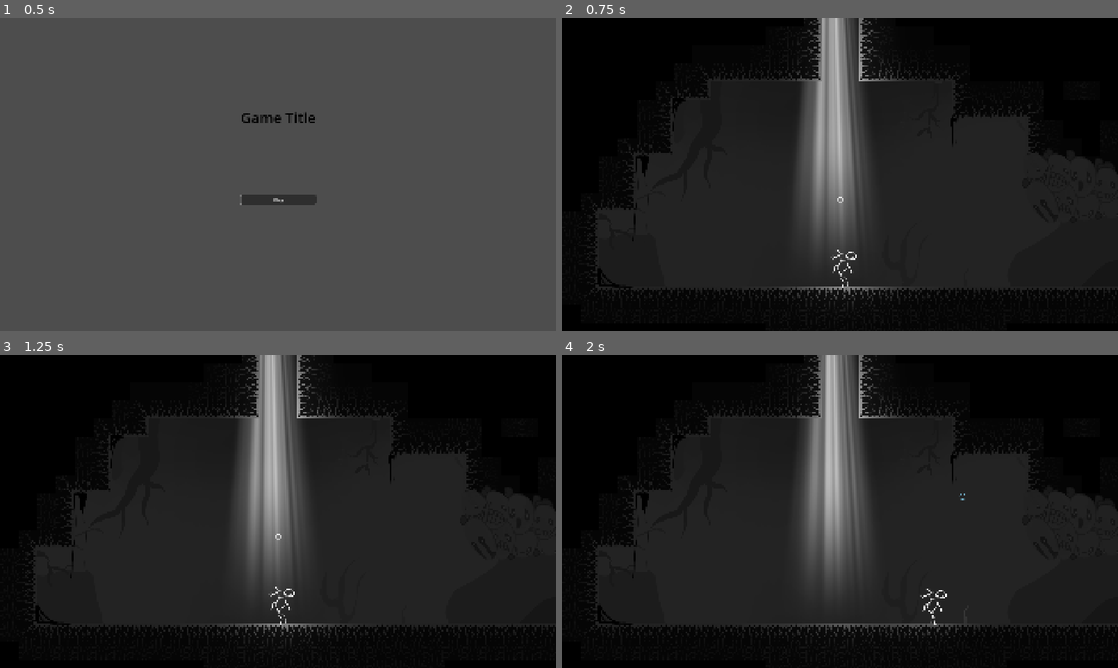
Above: before the commit, frames 1-4 (two rows, left to right).
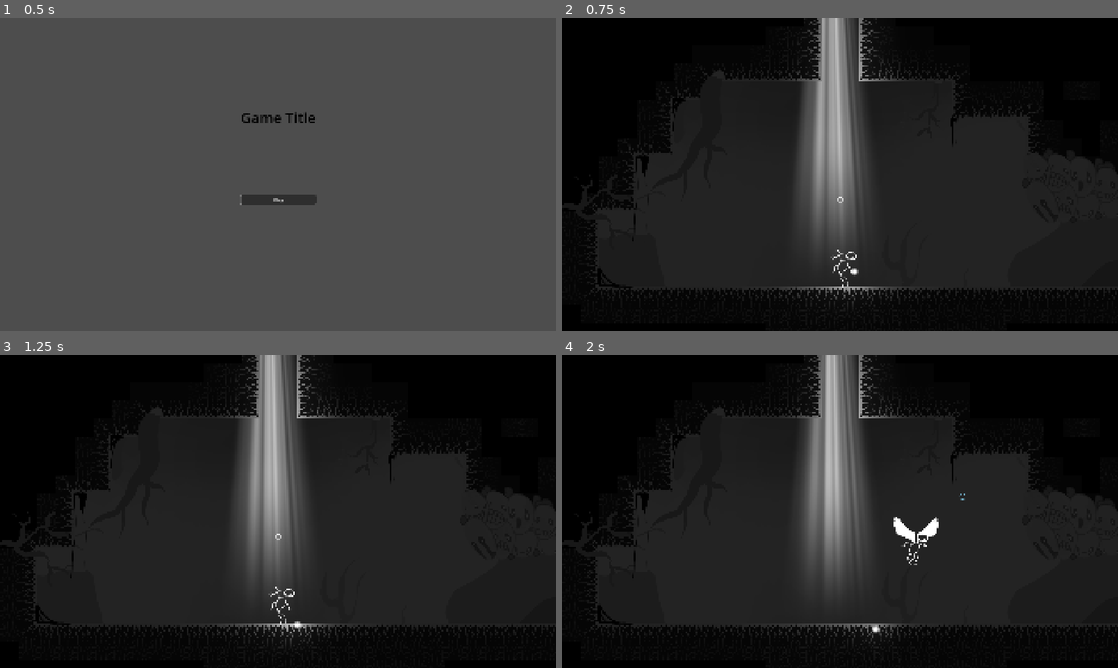
Above: after the commit, the same moments.

Repository: arceryz/LD57
Game: Godot game, scene res://scenes/main_menu/main_menu.tscn
The game is run twice, just before and just after one commit, with the same random seed, the same clock (stepped at 60 frames per second) and the same inputs.
Inputs (mouse positions are in pixels of both pictures, inside the frame that each line leads up to):
- Up to frame 1 (0.5 s): no input
- Up to frame 2 (0.75 s): click "Play" at 0.5 s
- Up to frame 3 (1.25 s): no input
- Up to frame 4 (2 s): tap Enter (ui_accept) at 1.25 s; move the mouse to (962, 495) at 1.27 s; hold D (move_right) from 1.28 s (still down); right-click (962, 495) at 1.35 s; click (962, 495) at 1.52 s; click (962, 495) at 1.82 s

Frame 1 is identical in both runs. In frame 2, less than 0.1% of the frame differs, in the area x 27-55%, y 16-87%; in frame 3, 0.1%; in frame 4, 0.7%, in the area x 27-73%, y 16-91%.

Commit message:
Group nodes in level1 for cleanliness

Diff:
--- a/scenes/levels/level_1.tscn
+++ b/scenes/levels/level_1.tscn
@@ -441,7 +441,7 @@
 position = Vector2(-1915, 840)
 flap_winddown = 0.4
 flap_duration = 0.0
-start_orbs = 0
+start_orbs = 1
 
 [node name="BossStartArea" type="Area2D" parent="Entities"]
 position = Vector2(-2624, -3456)
@@ -601,492 +601,495 @@
 position = Vector2(1412, -612)
 texture = ExtResource("15_np2pn")
 
-[node name="FacesAnx" type="Sprite2D" parent="."]
+[node name="FacesAnx14" type="Sprite2D" parent="FaceMasks"]
 z_index = 1
 position = Vector2(-2475, -3881)
 scale = Vector2(1.175, 1.175)
 texture = ExtResource("13_mm8aj")
 
-[node name="Drip2Anx" type="Sprite2D" parent="."]
+[node name="Drip2Anx2" type="Sprite2D" parent="FaceMasks"]
 z_index = 1
 position = Vector2(1929, 751)
 texture = ExtResource("15_np2pn")
 
-[node name="Drip3Anx" type="Sprite2D" parent="."]
+[node name="Drip3Anx" type="Sprite2D" parent="FaceMasks"]
 z_index = 1
 position = Vector2(-2708, 867)
 texture = ExtResource("16_v6ha0")
 
-[node name="Drip4Anx" type="Sprite2D" parent="."]
+[node name="Drip4Anx" type="Sprite2D" parent="FaceMasks"]
 z_index = 1
 position = Vector2(-2488, 306)
 rotation = 3.14159
 texture = ExtResource("17_gmpev")
 
-[node name="FacePlatform" type="Sprite2D" parent="."]
+[node name="FacePlatform" type="Sprite2D" parent="FaceMasks"]
 position = Vector2(-1589, -1491)
 scale = Vector2(0.6175, 0.315)
 texture = ExtResource("18_mkypq")
 
-[node name="Drip5Anx" type="Sprite2D" parent="."]
+[node name="Drip5Anx" type="Sprite2D" parent="FaceMasks"]
 z_index = 1
 position = Vector2(-1530, 378)
 scale = Vector2(1, 0.995)
 texture = ExtResource("19_mkypq")
 
-[node name="Drip6Anx" type="Sprite2D" parent="."]
+[node name="Drip6Anx" type="Sprite2D" parent="FaceMasks"]
 z_index = 1
 position = Vector2(-1520, 359)
 texture = ExtResource("20_ndtll")
 
-[node name="Drip1" type="Sprite2D" parent="."]
+[node name="Drip1" type="Sprite2D" parent="FaceMasks"]
 z_index = 1
 position = Vector2(-2602, 585)
 texture = ExtResource("21_7h2jl")
 
-[node name="Drip4Anx2" type="Sprite2D" parent="."]
+[node name="Drip4Anx2" type="Sprite2D" parent="FaceMasks"]
 position = Vector2(-329, 781)
 texture = ExtResource("17_gmpev")
 
-[node name="Drip2Anx2" type="Sprite2D" parent="."]
+[node name="Drip2Anx3" type="Sprite2D" parent="FaceMasks"]
 z_index = 1
 position = Vector2(-839, 550)
 texture = ExtResource("15_np2pn")
 
-[node name="Drip6Anx2" type="Sprite2D" parent="."]
+[node name="Drip6Anx2" type="Sprite2D" parent="FaceMasks"]
 z_index = 1
 position = Vector2(-537, 351)
 texture = ExtResource("20_ndtll")
 
-[node name="Drip3Anx2" type="Sprite2D" parent="."]
+[node name="Drip3Anx2" type="Sprite2D" parent="FaceMasks"]
 z_index = 1
 position = Vector2(96, 331)
 rotation = 3.14159
 scale = Vector2(1, 0.935)
 texture = ExtResource("16_v6ha0")
 
-[node name="Drip4Anx3" type="Sprite2D" parent="."]
+[node name="Drip4Anx3" type="Sprite2D" parent="FaceMasks"]
 z_index = 1
 position = Vector2(626, 394)
 rotation = -1.60047
+scale = Vector2(1, 1)
 texture = ExtResource("17_gmpev")
 flip_v = true
 
-[node name="Drip5Anx2" type="Sprite2D" parent="."]
+[node name="Drip5Anx2" type="Sprite2D" parent="FaceMasks"]
 z_index = 1
 position = Vector2(2569, 530)
 texture = ExtResource("19_mkypq")
 
-[node name="Drip4Anx4" type="Sprite2D" parent="."]
+[node name="Drip4Anx4" type="Sprite2D" parent="FaceMasks"]
 z_index = 1
 position = Vector2(2615, 1165)
 texture = ExtResource("17_gmpev")
 
-[node name="Drip6Anx3" type="Sprite2D" parent="."]
+[node name="Drip6Anx3" type="Sprite2D" parent="FaceMasks"]
 position = Vector2(2009, 1239)
 texture = ExtResource("20_ndtll")
 
-[node name="Drip6Anx4" type="Sprite2D" parent="."]
+[node name="Drip6Anx4" type="Sprite2D" parent="FaceMasks"]
 position = Vector2(2026, 1260)
 texture = ExtResource("20_ndtll")
 flip_h = true
 
-[node name="Drip6Anx5" type="Sprite2D" parent="."]
+[node name="Drip6Anx5" type="Sprite2D" parent="FaceMasks"]
 position = Vector2(2042, 1251)
 texture = ExtResource("20_ndtll")
 
-[node name="Drip3Anx3" type="Sprite2D" parent="."]
+[node name="Drip3Anx3" type="Sprite2D" parent="FaceMasks"]
 position = Vector2(2092, 2405)
 scale = Vector2(1, 0.875)
 texture = ExtResource("16_v6ha0")
 
-[node name="Drip2Anx3" type="Sprite2D" parent="."]
+[node name="Drip2Anx4" type="Sprite2D" parent="FaceMasks"]
 z_index = 1
 position = Vector2(3172, 2513)
 scale = Vector2(1.565, 1.2625)
 texture = ExtResource("15_np2pn")
 
-[node name="Drip5Anx3" type="Sprite2D" parent="."]
+[node name="Drip5Anx3" type="Sprite2D" parent="FaceMasks"]
 z_index = 1
 position = Vector2(3205, 2075)
 texture = ExtResource("19_mkypq")
 
-[node name="Drip4Anx5" type="Sprite2D" parent="."]
+[node name="Drip4Anx5" type="Sprite2D" parent="FaceMasks"]
 z_index = 1
 position = Vector2(3172, 2100)
-rotation = -3.19395
-texture = ExtResource("17_gmpev")
-
-[node name="Drip5Anx4" type="Sprite2D" parent="."]
+rotation = 3.08924
+texture = ExtResource("17_gmpev")
+
+[node name="Drip5Anx4" type="Sprite2D" parent="FaceMasks"]
 position = Vector2(6018, 1455)
 texture = ExtResource("19_mkypq")
 
-[node name="Drip6Anx6" type="Sprite2D" parent="."]
+[node name="Drip6Anx6" type="Sprite2D" parent="FaceMasks"]
 position = Vector2(6022, 1441)
 texture = ExtResource("20_ndtll")
 
-[node name="Drip2Anx4" type="Sprite2D" parent="."]
+[node name="Drip2Anx5" type="Sprite2D" parent="FaceMasks"]
 z_index = 1
 position = Vector2(5755, 2221)
 texture = ExtResource("15_np2pn")
 flip_h = true
 
-[node name="Drip3Anx5" type="Sprite2D" parent="."]
+[node name="Drip3Anx5" type="Sprite2D" parent="FaceMasks"]
 position = Vector2(1819, 1710)
 rotation = 1.57952
 scale = Vector2(1, 0.865)
 texture = ExtResource("16_v6ha0")
 
-[node name="Drip5Anx5" type="Sprite2D" parent="."]
+[node name="Drip5Anx5" type="Sprite2D" parent="FaceMasks"]
 position = Vector2(2573, 2222)
 texture = ExtResource("19_mkypq")
 
-[node name="Drip5Anx6" type="Sprite2D" parent="."]
+[node name="Drip5Anx6" type="Sprite2D" parent="FaceMasks"]
 position = Vector2(2602, 2202)
 texture = ExtResource("19_mkypq")
 
-[node name="Drip5Anx7" type="Sprite2D" parent="."]
+[node name="Drip5Anx7" type="Sprite2D" parent="FaceMasks"]
 position = Vector2(2729, 2146)
 texture = ExtResource("19_mkypq")
 
-[node name="Drip6Anx7" type="Sprite2D" parent="."]
+[node name="Drip6Anx7" type="Sprite2D" parent="FaceMasks"]
 position = Vector2(3783, 1954)
 texture = ExtResource("20_ndtll")
 
-[node name="Drip5Anx8" type="Sprite2D" parent="."]
+[node name="Drip5Anx8" type="Sprite2D" parent="FaceMasks"]
 position = Vector2(3873, 1967)
 texture = ExtResource("19_mkypq")
 
-[node name="Drip3Anx7" type="Sprite2D" parent="."]
+[node name="Drip3Anx7" type="Sprite2D" parent="FaceMasks"]
 z_index = 1
 position = Vector2(3309, 2401)
 texture = ExtResource("16_v6ha0")
 
-[node name="Drip5Anx9" type="Sprite2D" parent="."]
+[node name="Drip5Anx9" type="Sprite2D" parent="FaceMasks"]
 position = Vector2(5115, 2004)
 rotation = 0.0610865
-texture = ExtResource("19_mkypq")
-flip_h = true
-
-[node name="Drip5Anx10" type="Sprite2D" parent="."]
+scale = Vector2(1, 1)
+texture = ExtResource("19_mkypq")
+flip_h = true
+
+[node name="Drip5Anx10" type="Sprite2D" parent="FaceMasks"]
 z_index = 2
 position = Vector2(3649, 1933)
 scale = Vector2(1.495, 1.495)
 texture = ExtResource("19_mkypq")
 
-[node name="Drip5Anx11" type="Sprite2D" parent="."]
+[node name="Drip5Anx11" type="Sprite2D" parent="FaceMasks"]
 z_index = 2
 position = Vector2(3613, 1998)
 scale = Vector2(1.495, 1.495)
 texture = ExtResource("19_mkypq")
 flip_h = true
 
-[node name="Drip6Anx8" type="Sprite2D" parent="."]
+[node name="Drip6Anx8" type="Sprite2D" parent="FaceMasks"]
 z_index = 2
 position = Vector2(3659, 1953)
 texture = ExtResource("20_ndtll")
 
-[node name="Drip3Anx8" type="Sprite2D" parent="."]
+[node name="Drip3Anx8" type="Sprite2D" parent="FaceMasks"]
 position = Vector2(483, 234)
 scale = Vector2(0.75, 0.75)
 texture = ExtResource("16_v6ha0")
 
-[node name="Drip3Anx9" type="Sprite2D" parent="."]
+[node name="Drip3Anx9" type="Sprite2D" parent="FaceMasks"]
 position = Vector2(479, 105)
 rotation = 1.64061
 texture = ExtResource("16_v6ha0")
 flip_v = true
 
-[node name="Drip5Anx12" type="Sprite2D" parent="."]
+[node name="Drip5Anx12" type="Sprite2D" parent="FaceMasks"]
 position = Vector2(601, -460)
 texture = ExtResource("19_mkypq")
 flip_h = true
 
-[node name="Drip5Anx13" type="Sprite2D" parent="."]
+[node name="Drip5Anx13" type="Sprite2D" parent="FaceMasks"]
 position = Vector2(524, -264)
 texture = ExtResource("19_mkypq")
 
-[node name="Drip6Anx9" type="Sprite2D" parent="."]
+[node name="Drip6Anx9" type="Sprite2D" parent="FaceMasks"]
 position = Vector2(1360, -1068)
 texture = ExtResource("20_ndtll")
 
-[node name="Drip5Anx14" type="Sprite2D" parent="."]
+[node name="Drip5Anx14" type="Sprite2D" parent="FaceMasks"]
 position = Vector2(1326, -1115)
 texture = ExtResource("19_mkypq")
 
-[node name="Drip4Anx6" type="Sprite2D" parent="."]
+[node name="Drip4Anx6" type="Sprite2D" parent="FaceMasks"]
 z_index = 1
 position = Vector2(757, -1224)
 rotation = 0.0523599
 texture = ExtResource("17_gmpev")
 flip_v = true
 
-[node name="Drip4Anx7" type="Sprite2D" parent="."]
+[node name="Drip4Anx7" type="Sprite2D" parent="FaceMasks"]
 position = Vector2(2969, 300)
 rotation = 3.03687
 texture = ExtResource("17_gmpev")
 
-[node name="Drip6Anx10" type="Sprite2D" parent="."]
+[node name="Drip6Anx10" type="Sprite2D" parent="FaceMasks"]
 position = Vector2(3031, 343)
 texture = ExtResource("20_ndtll")
 
-[node name="Drip2" type="Sprite2D" parent="."]
+[node name="Drip2" type="Sprite2D" parent="FaceMasks"]
 position = Vector2(3894, 537)
 rotation = -0.0331613
 texture = ExtResource("21_7h2jl")
 
-[node name="Drip3" type="Sprite2D" parent="."]
+[node name="Drip3" type="Sprite2D" parent="FaceMasks"]
 z_index = 1
 position = Vector2(4080, 970)
 texture = ExtResource("21_7h2jl")
 
-[node name="Drip4" type="Sprite2D" parent="."]
+[node name="Drip4" type="Sprite2D" parent="FaceMasks"]
 position = Vector2(1157, -261)
 texture = ExtResource("21_7h2jl")
 flip_h = true
 
-[node name="Drip6Anx11" type="Sprite2D" parent="."]
+[node name="Drip6Anx11" type="Sprite2D" parent="FaceMasks"]
 position = Vector2(-791, -1564)
 texture = ExtResource("20_ndtll")
 
-[node name="Drip5Anx15" type="Sprite2D" parent="."]
+[node name="Drip5Anx15" type="Sprite2D" parent="FaceMasks"]
 position = Vector2(-132, -1543)
 texture = ExtResource("19_mkypq")
 
-[node name="Drip5" type="Sprite2D" parent="."]
+[node name="Drip5" type="Sprite2D" parent="FaceMasks"]
 z_index = 1
 position = Vector2(-1861, -1663)
 texture = ExtResource("21_7h2jl")
 
-[node name="Drip3Anx10" type="Sprite2D" parent="."]
+[node name="Drip3Anx10" type="Sprite2D" parent="FaceMasks"]
 position = Vector2(-2923, -1435)
 rotation = 0.0261799
 texture = ExtResource("16_v6ha0")
 flip_h = true
 
-[node name="Drip6" type="Sprite2D" parent="."]
+[node name="Drip6" type="Sprite2D" parent="FaceMasks"]
 z_index = 1
 position = Vector2(-4951, -1655)
 texture = ExtResource("21_7h2jl")
 
-[node name="Drip5Anx16" type="Sprite2D" parent="."]
+[node name="Drip5Anx16" type="Sprite2D" parent="FaceMasks"]
 position = Vector2(-4844, -1693)
 texture = ExtResource("19_mkypq")
 
-[node name="Drip6Anx12" type="Sprite2D" parent="."]
+[node name="Drip6Anx12" type="Sprite2D" parent="FaceMasks"]
 position = Vector2(-4829, -1703)
 texture = ExtResource("20_ndtll")
 
-[node name="Drip5Anx17" type="Sprite2D" parent="."]
+[node name="Drip5Anx17" type="Sprite2D" parent="FaceMasks"]
 position = Vector2(-4058, -2336)
 texture = ExtResource("19_mkypq")
 
-[node name="Drip5Anx18" type="Sprite2D" parent="."]
+[node name="Drip5Anx18" type="Sprite2D" parent="FaceMasks"]
 position = Vector2(-3852, -2198)
 texture = ExtResource("19_mkypq")
 flip_h = true
 
-[node name="Drip6Anx13" type="Sprite2D" parent="."]
+[node name="Drip6Anx13" type="Sprite2D" parent="FaceMasks"]
 position = Vector2(-3822, -2150)
 texture = ExtResource("20_ndtll")
 
-[node name="Drip6Anx14" type="Sprite2D" parent="."]
+[node name="Drip6Anx14" type="Sprite2D" parent="FaceMasks"]
 position = Vector2(-4191, -2287)
 scale = Vector2(1.95, 1.95)
 texture = ExtResource("20_ndtll")
 
-[node name="Drip4Anx8" type="Sprite2D" parent="."]
+[node name="Drip4Anx8" type="Sprite2D" parent="FaceMasks"]
 position = Vector2(-4487, -2804)
 rotation = -0.0628319
 texture = ExtResource("17_gmpev")
 
-[node name="Drip4Anx9" type="Sprite2D" parent="."]
+[node name="Drip4Anx9" type="Sprite2D" parent="FaceMasks"]
 position = Vector2(-4921, -3317)
 rotation = 0.0628319
 texture = ExtResource("17_gmpev")
 flip_h = true
 
-[node name="Drip3Anx11" type="Sprite2D" parent="."]
+[node name="Drip3Anx11" type="Sprite2D" parent="FaceMasks"]
 position = Vector2(-4588, -3492)
 texture = ExtResource("16_v6ha0")
 flip_h = true
 flip_v = true
 
-[node name="Drip5Anx19" type="Sprite2D" parent="."]
+[node name="Drip5Anx19" type="Sprite2D" parent="FaceMasks"]
 position = Vector2(-4285, -3480)
 texture = ExtResource("19_mkypq")
 
-[node name="Drip6Anx15" type="Sprite2D" parent="."]
+[node name="Drip6Anx15" type="Sprite2D" parent="FaceMasks"]
 position = Vector2(-3470, -3415)
 texture = ExtResource("20_ndtll")
 
-[node name="Drip7" type="Sprite2D" parent="."]
+[node name="Drip7" type="Sprite2D" parent="FaceMasks"]
 z_index = 1
 position = Vector2(-2967, -3582)
 texture = ExtResource("21_7h2jl")
 
-[node name="Drip5Anx20" type="Sprite2D" parent="."]
+[node name="Drip5Anx20" type="Sprite2D" parent="FaceMasks"]
 position = Vector2(-1985, -3997)
 texture = ExtResource("19_mkypq")
 
-[node name="Drip6Anx16" type="Sprite2D" parent="."]
+[node name="Drip6Anx16" type="Sprite2D" parent="FaceMasks"]
 position = Vector2(-1832, -3985)
 texture = ExtResource("20_ndtll")
 
-[node name="Drip6Anx17" type="Sprite2D" parent="."]
+[node name="Drip6Anx17" type="Sprite2D" parent="FaceMasks"]
 position = Vector2(-992, -4049)
 texture = ExtResource("20_ndtll")
 
-[node name="Drip3Anx12" type="Sprite2D" parent="."]
+[node name="Drip3Anx12" type="Sprite2D" parent="FaceMasks"]
 position = Vector2(-1243, -3993)
 rotation = 1.5708
 texture = ExtResource("16_v6ha0")
 
-[node name="Drip4Anx10" type="Sprite2D" parent="."]
+[node name="Drip4Anx10" type="Sprite2D" parent="FaceMasks"]
 position = Vector2(375, -3706)
 texture = ExtResource("17_gmpev")
 
-[node name="Drip4Anx13" type="Sprite2D" parent="."]
+[node name="Drip4Anx13" type="Sprite2D" parent="FaceMasks"]
 position = Vector2(375, -3706)
 texture = ExtResource("17_gmpev")
 
-[node name="Drip3Anx14" type="Sprite2D" parent="."]
+[node name="Drip3Anx14" type="Sprite2D" parent="FaceMasks"]
 position = Vector2(-618, -3609)
 texture = ExtResource("16_v6ha0")
 flip_h = true
 
-[node name="Drip6Anx18" type="Sprite2D" parent="."]
+[node name="Drip6Anx18" type="Sprite2D" parent="FaceMasks"]
 position = Vector2(4808, 2073)
 texture = ExtResource("20_ndtll")
 
-[node name="Drip5Anx21" type="Sprite2D" parent="."]
+[node name="Drip5Anx21" type="Sprite2D" parent="FaceMasks"]
 position = Vector2(4845, 2092)
 texture = ExtResource("19_mkypq")
 
-[node name="Drip8" type="Sprite2D" parent="."]
+[node name="Drip8" type="Sprite2D" parent="FaceMasks"]
 z_index = 2
 position = Vector2(2365, 216)
 texture = ExtResource("21_7h2jl")
 
-[node name="Drip2Anx5" type="Sprite2D" parent="."]
+[node name="Drip2Anx6" type="Sprite2D" parent="FaceMasks"]
 z_index = 1
 position = Vector2(2080, 242)
 texture = ExtResource("15_np2pn")
 
-[node name="Drip5Anx22" type="Sprite2D" parent="."]
+[node name="Drip5Anx22" type="Sprite2D" parent="FaceMasks"]
 z_index = 2
 position = Vector2(1449, 113)
 texture = ExtResource("19_mkypq")
 
-[node name="Drip5Anx23" type="Sprite2D" parent="."]
+[node name="Drip5Anx23" type="Sprite2D" parent="FaceMasks"]
 z_index = 2
 position = Vector2(1643, 208)
 texture = ExtResource("19_mkypq")
 
-[node name="Drip4Anx11" type="Sprite2D" parent="."]
+[node name="Drip4Anx11" type="Sprite2D" parent="FaceMasks"]
 z_index = 1
 position = Vector2(-2546, -1213)
 rotation = 3.0456
 scale = Vector2(1.265, 1.265)
 texture = ExtResource("17_gmpev")
 
-[node name="Drip4Anx12" type="Sprite2D" parent="."]
+[node name="Drip4Anx12" type="Sprite2D" parent="FaceMasks"]
 position = Vector2(-3234, -2000)
 rotation = 3.01069
 texture = ExtResource("17_gmpev")
 
-[node name="Drip2Anx6" type="Sprite2D" parent="."]
+[node name="Drip2Anx7" type="Sprite2D" parent="FaceMasks"]
 position = Vector2(-2363, -3097)
 texture = ExtResource("15_np2pn")
 
-[node name="Drip9" type="Sprite2D" parent="."]
+[node name="Drip9" type="Sprite2D" parent="FaceMasks"]
 z_index = 1
 position = Vector2(-2374, -3066)
 texture = ExtResource("21_7h2jl")
 flip_h = true
 
-[node name="Drip10" type="Sprite2D" parent="."]
+[node name="Drip10" type="Sprite2D" parent="FaceMasks"]
 z_index = 1
 position = Vector2(3542, 579)
 rotation = 0.0610865
+scale = Vector2(1, 1)
 texture = ExtResource("21_7h2jl")
 flip_h = true
 
-[node name="Drip5Anx24" type="Sprite2D" parent="."]
+[node name="Drip5Anx24" type="Sprite2D" parent="FaceMasks"]
 position = Vector2(2391, -3856)
 scale = Vector2(1.885, 1.885)
 texture = ExtResource("19_mkypq")
 
-[node name="Drip3Anx4" type="Sprite2D" parent="."]
+[node name="Drip3Anx4" type="Sprite2D" parent="FaceMasks"]
 position = Vector2(3307, -3412)
 texture = ExtResource("16_v6ha0")
 
-[node name="MediumTree1Bg" type="Sprite2D" parent="."]
+[node name="MediumTree1Bg" type="Sprite2D" parent="FaceMasks"]
 position = Vector2(-1625, 280)
 rotation = 3.14159
 scale = Vector2(0.2, 0.2)
 texture = ExtResource("11_v6ha0")
 
-[node name="MediumTree3Bg" type="Sprite2D" parent="."]
+[node name="MediumTree3Bg" type="Sprite2D" parent="FaceMasks"]
 position = Vector2(-2408, 378)
-rotation = 3.44703
+rotation = -2.83616
 scale = Vector2(0.83, 0.83)
 texture = ExtResource("10_np2pn")
 
-[node name="MediumTree1Bg2" type="Sprite2D" parent="."]
+[node name="MediumTree1Bg2" type="Sprite2D" parent="FaceMasks"]
 position = Vector2(-2821, 668)
-rotation = -5.41925
+rotation = 0.863935
 scale = Vector2(0.37, 0.37)
 texture = ExtResource("11_v6ha0")
 
-[node name="LightestTree4Bg" type="Sprite2D" parent="."]
+[node name="LightestTree4Bg" type="Sprite2D" parent="FaceMasks"]
 position = Vector2(-1481, 857)
 scale = Vector2(0.13, 0.13)
 texture = ExtResource("13_mkypq")
 
-[node name="LightestTree3Bg" type="Sprite2D" parent="."]
+[node name="LightestTree3Bg" type="Sprite2D" parent="FaceMasks"]
 position = Vector2(-642, 412)
-rotation = -3.65646
+rotation = 2.62673
 scale = Vector2(0.395, 0.395)
 texture = ExtResource("12_gmpev")
 
-[node name="MediumTree1Bg3" type="Sprite2D" parent="."]
+[node name="MediumTree1Bg3" type="Sprite2D" parent="FaceMasks"]
 position = Vector2(161, 333)
 rotation = -2.96706
 scale = Vector2(0.285, 0.285)
 texture = ExtResource("11_v6ha0")
 
-[node name="MediumTree3Bg2" type="Sprite2D" parent="."]
+[node name="MediumTree3Bg2" type="Sprite2D" parent="FaceMasks"]
 position = Vector2(-668, 631)
 rotation = 1.77675
 scale = Vector2(0.585, 0.585)
 texture = ExtResource("10_np2pn")
 
-[node name="LightestTree3Bg2" type="Sprite2D" parent="."]
+[node name="LightestTree3Bg2" type="Sprite2D" parent="FaceMasks"]
 position = Vector2(452, 481)
 rotation = -2.85536
 scale = Vector2(0.3, 0.271429)
 texture = ExtResource("12_gmpev")
 
-[node name="MediumTree1Bg4" type="Sprite2D" parent="."]
+[node name="MediumTree1Bg4" type="Sprite2D" parent="FaceMasks"]
 position = Vector2(2353, 339)
 rotation = -3.11541
 scale = Vector2(0.47, 0.47)
 texture = ExtResource("11_v6ha0")
 
-[node name="DarkestTree3Bg" type="Sprite2D" parent="."]
+[node name="DarkestTree3Bg" type="Sprite2D" parent="FaceMasks"]
 position = Vector2(3195, 431)
-rotation = -3.23759
+rotation = 3.0456
 scale = Vector2(0.3, 0.3)
 texture = ExtResource("8_bahl2")
 
-[node name="DarkestTree3Bg2" type="Sprite2D" parent="."]
+[node name="DarkestTree3Bg2" type="Sprite2D" parent="FaceMasks"]
 position = Vector2(3439, 562)
-rotation = -4.12596
+rotation = 2.15723
 scale = Vector2(0.3, 0.3)
 texture = ExtResource("8_bahl2")
 
-[node name="DarkestTree3Bg3" type="Sprite2D" parent="."]
+[node name="DarkestTree3Bg3" type="Sprite2D" parent="FaceMasks"]
 position = Vector2(2107, 1201)
 rotation = 2.15723
 scale = Vector2(0.265, 0.265)
@@ -1105,8 +1108,6 @@
 stream = ExtResource("19_v6ha0")
 volume_db = 6.797
 autoplay = true
-bus = &"SFX"
 
 [node name="Gen_Amb_Randoms" type="AudioStreamPlayer" parent="Audio"]
 stream = ExtResource("20_gmpev")
-bus = &"SFX"
Not shown: 2 places in scenes/levels/level_1.tscn that only renumber resources
